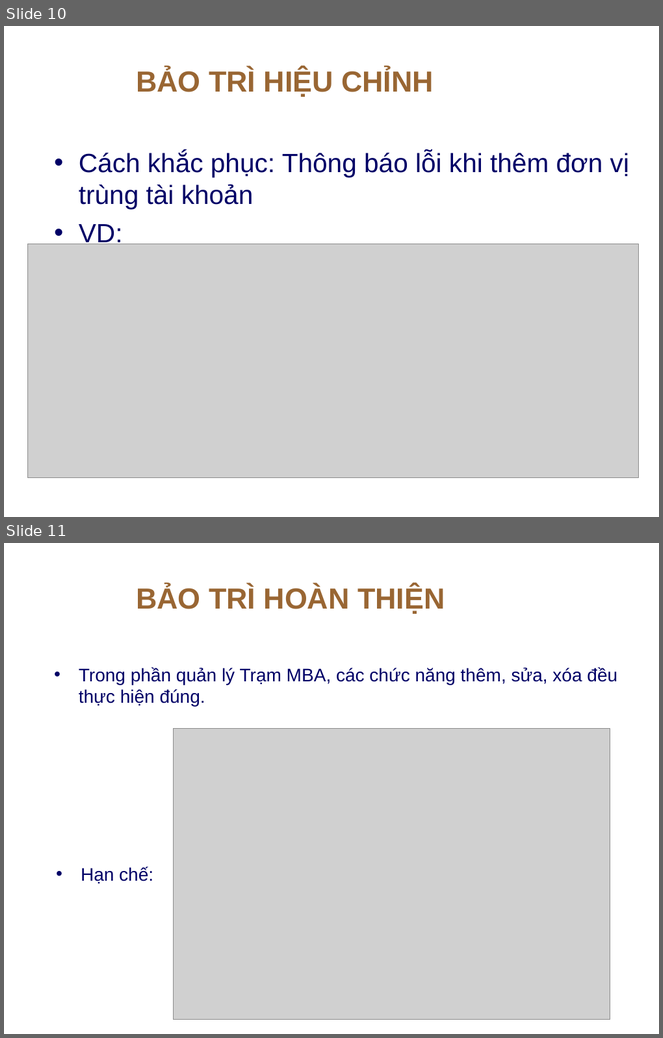
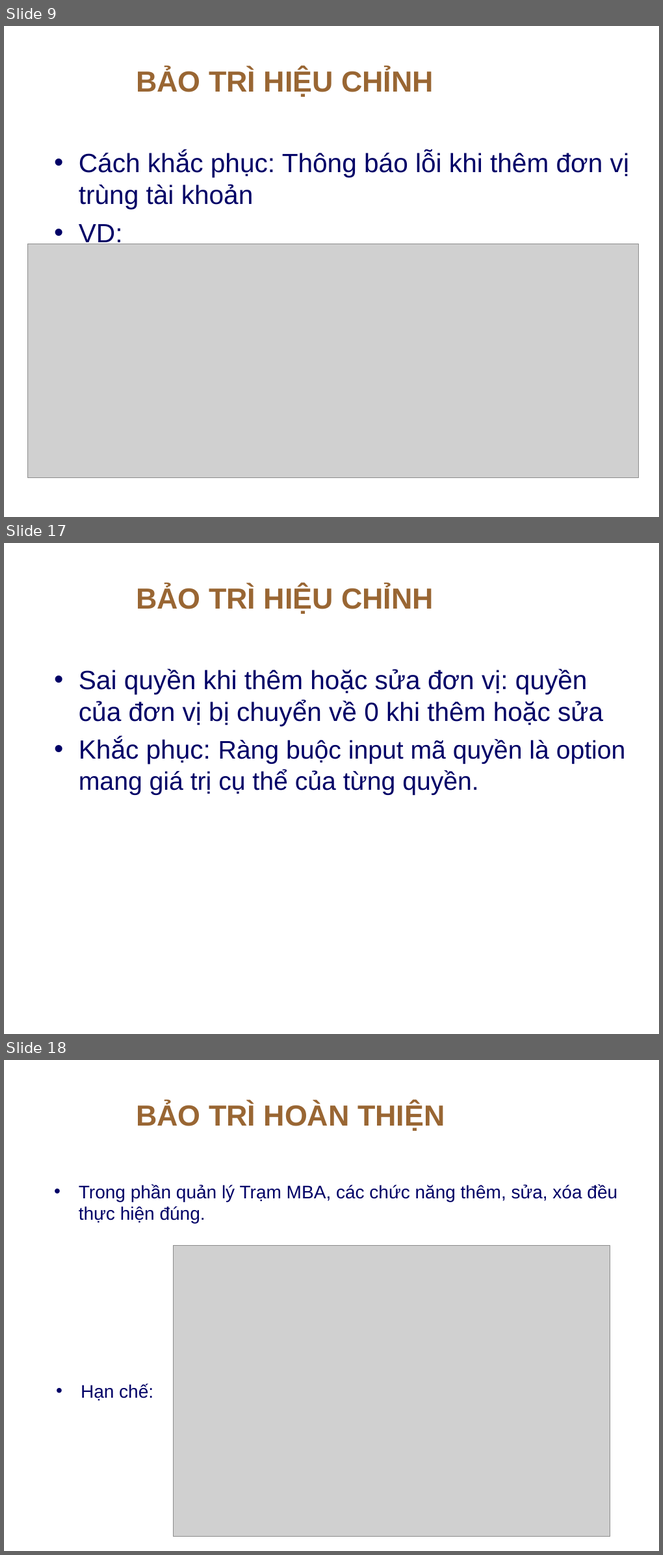
Before and after one commit to thanhphi0127/manager-configuration, a slide deck: doc/baitapso2/BAOTRI_BAITAP2.ppt. Shown one above the other, each under a label of ours: slides 10 and 11 before the commit, slides 9, 17 and 18 after it; the slides between them are not shown. The pictures are 663x1038 and 663x1555 pixels, drawn with LibreOffice and Linux fonts; fonts in the diff are those of the drawing; grey boxes stand for pictures; background and template pictures are left out. Boxes give left, top, right and bottom in pixels: in the first picture for what was removed or moved away, otherwise in the second. Text is boxed around its words. In the diff, an @@ line names an element or a change of style, - is before the commit and + after.

Commit message:
Thêm báo cáo

```diff
--- a/doc/baitapso2/BAOTRI_BAITAP2.ppt
+++ b/doc/baitapso2/BAOTRI_BAITAP2.ppt
@@ slide 17 added at (4,543,659,1034), background picture (left out) @@
@@ title added at (136,586,434,614), 32 pt, text #996633, bold @@
+BẢO TRÌ HIỆU CHỈNH
@@ text added at (79,668,626,795), 29 pt, text #000066 @@
+• Sai quyền khi thêm hoặc sửa đơn vị: quyền của đơn vị bị chuyển về 0 khi thêm hoặc sửa
+• Khắc phục: Ràng buộc input mã quyền là option mang giá trị cụ thể của từng quyền.
@@ what was slide 10 is now slide 9 @@
@@ what was slide 11 is now slide 18 @@
```
Also in this commit, not shown: 3 slides changed, 10 other slides added, 2 slides removed.
